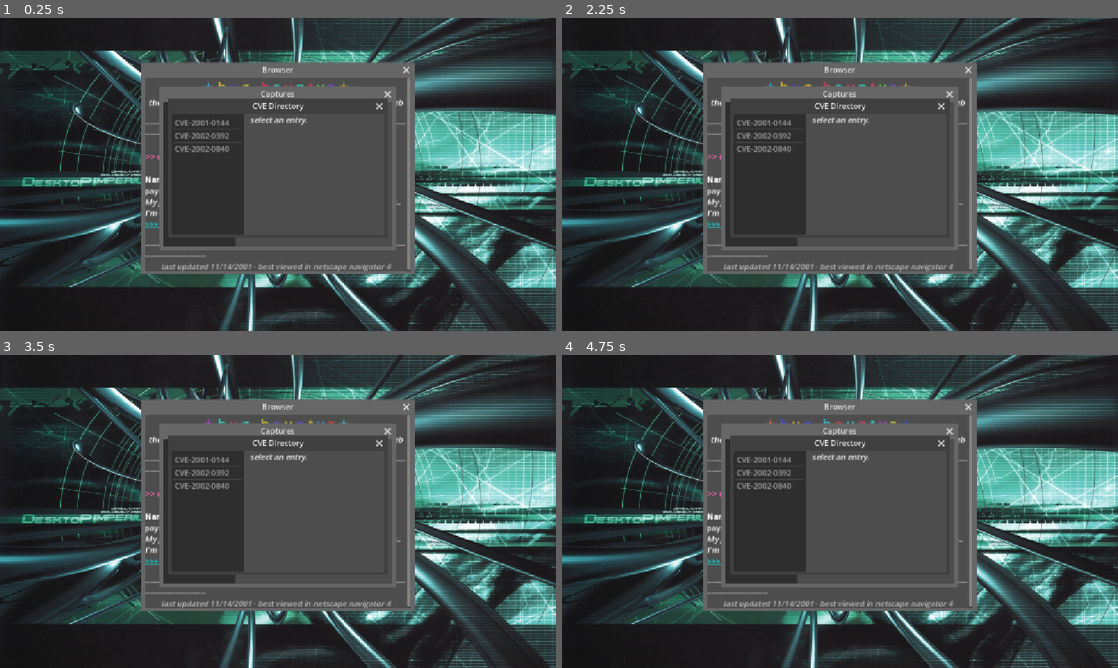
Above: before the commit, frames 1-4 (two rows, left to right).
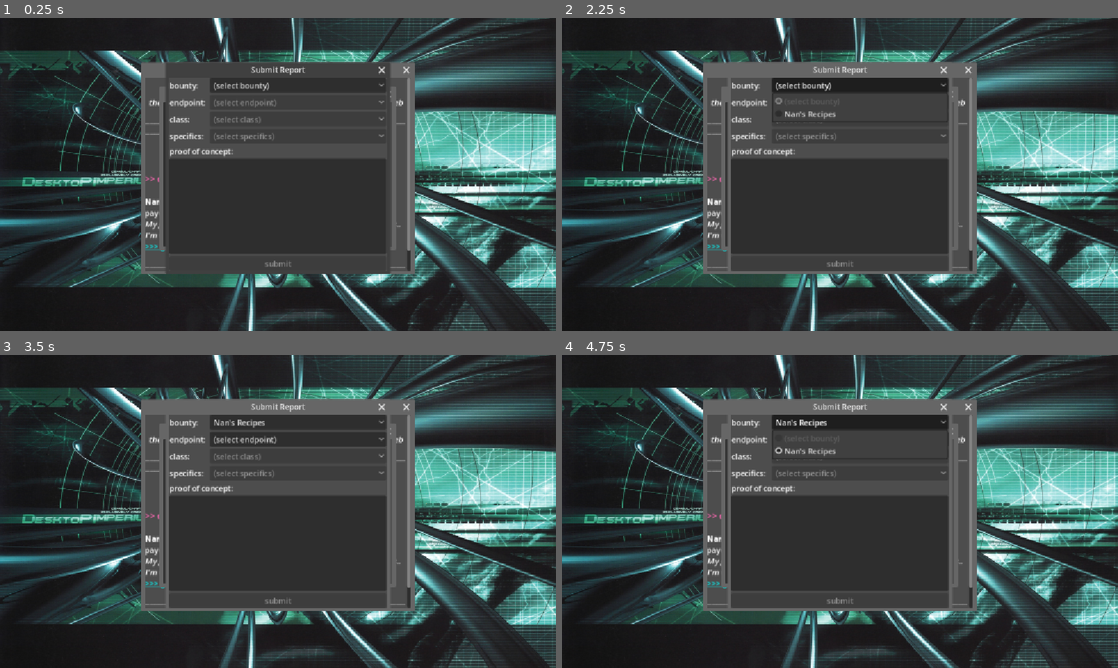
Above: after the commit, the same moments.

Repository: samiser/bug-bountyz
Game: Godot game, scene res://main.tscn
Two runs of this game, one before a commit and one after it. Both use one fixed random seed, a clock stepped at 60 frames per second and the inputs below.
Inputs:
- Up to frame 1 (0.25 s): no input
- Up to frame 2 (2.25 s): click "bug-bountyz.net" at 0.5 s; click "scan" at 1.25 s; click "bug-bountyz.net" (after the commit: "(select bounty)") at 2 s
- Up to frame 3 (3.5 s): click "bug-bountyz.net" at 2.75 s
- Up to frame 4 (4.75 s): click "bug-bountyz.net" (after the commit: "Nan's Recipes") at 3.5 s; click "bug-bountyz.net" (after the commit: "(select endpoint)") at 4.25 s

The runs differ from the first frame. In frame 1, 15% of the frame differs, in the area x 26-74%, y 14-82%; in frame 2, 14%; in frame 3, 14%; in frame 4, 14%.

Commit message:
started on submission form

Diff:
--- a/main.tscn
+++ b/main.tscn
@@ -5,6 +5,7 @@
 [ext_resource type="PackedScene" uid="uid://k1b3xm4saaks" path="res://port_scanner.tscn" id="2_h2yge"]
 [ext_resource type="PackedScene" uid="uid://cnbkxh3pq8m4w" path="res://captures_notebook.tscn" id="3_cn"]
 [ext_resource type="PackedScene" uid="uid://cdcryaka2yq80" path="res://cve_directory.tscn" id="4_cd"]
+[ext_resource type="PackedScene" uid="uid://bsf3xmqkpw7n2" path="res://submission_form.tscn" id="6_sf"]
 [ext_resource type="Texture2D" uid="uid://dwmkwc3l6puik" path="res://wallpaper.png" id="5_lquwl"]
 
 [node name="Main" type="Control" unique_id=1822029631]
@@ -66,6 +67,14 @@
 [node name="CveDirectory" parent="Window5" unique_id=1700000004 instance=ExtResource("4_cd")]
 split_offsets = PackedInt32Array(150)
 
+[node name="Window6" type="Window" parent="." unique_id=1700000005]
+oversampling_override = 1.0
+title = "Submit Report"
+initial_position = 1
+size = Vector2i(450, 400)
+
+[node name="SubmissionForm" parent="Window6" unique_id=1700000006 instance=ExtResource("6_sf")]
+
 [node name="Ambience" type="AudioStreamPlayer2D" parent="." unique_id=2120516250]
 stream = ExtResource("2_0xm2m")
 volume_db = 10.0
--- a/project.godot
+++ b/project.godot
@@ -21,6 +21,8 @@
 Sound="*res://scripts/sound.gd"
 Url="*res://scripts/url.gd"
 Cves="*res://scripts/cves.gd"
+Bounties="*res://scripts/bounties.gd"
+Vulns="*res://scripts/vulns.gd"
 
 [display]
 
--- /dev/null
+++ b/resources/findings/apache_rce.tres
@@ -0,0 +1,13 @@
+[gd_resource type="Resource" script_class="Finding" format=3 uid="uid://c63smvcu7qq5i"]
+
+[ext_resource type="Script" uid="uid://ox62ws8mcbvk" path="res://scripts/finding.gd" id="1_m6t18"]
+
+[resource]
+script = ExtResource("1_m6t18")
+endpoint = "nansrecipes.com"
+vuln_class = "Remote Code Execution"
+specifics = "CVE-2002-0392"
+severity = "Critical"
+payout = 500
+required_poc = Array[String]([""])
+metadata/_custom_type_script = "uid://ox62ws8mcbvk"
--- /dev/null
+++ b/scripts/bounties.gd
@@ -0,0 +1,27 @@
+extends Node
+
+const BOUNTIES_DIR := "res://resources/bounties/"
+
+var _all : Array[Bounty] = []
+var _by_id : Dictionary = {}
+
+func _ready() -> void:
+	_load_all()
+
+func _load_all() -> void:
+	var dir := DirAccess.open(BOUNTIES_DIR)
+	if dir == null:
+		return
+	for file_name in dir.get_files():
+		if not file_name.ends_with(".tres"):
+			continue
+		var bounty = load(BOUNTIES_DIR + file_name)
+		if bounty is Bounty:
+			_all.append(bounty)
+			_by_id[bounty.id] = bounty
+
+func get_all() -> Array[Bounty]:
+	return _all
+
+func get_by_id(id: String) -> Bounty:
+	return _by_id.get(id)
--- a/scripts/bounty.gd
+++ b/scripts/bounty.gd
@@ -1,9 +1,11 @@
 class_name Bounty
 extends Resource
 
+@export var id : String
 @export var program_name : String
 @export var target_page : Page
 @export var payout_min : int
 @export var payout_max : int
 @export_range(1, 5) var difficulty : int = 1
 @export_multiline var scope : String
+@export var findings : Array[Finding]
--- a/scripts/engagement.gd
+++ b/scripts/engagement.gd
@@ -2,11 +2,14 @@
 
 var captures : Array[Dictionary] = []
 var detection : int = 0
+var money : int = 0
 var discovered_pages : Array[String] = []
 var discovered_sites : Array[String] = []
 var read_cves : Array[String] = []
+var claimed_findings : Array[String] = []
 
 signal detection_changed(new_value: int)
+signal money_changed(new_value: int)
 signal capture_added(capture: Dictionary)
 signal page_discovered(url: String)
 signal site_discovered(domain: String)
@@ -54,3 +57,16 @@
 	if not read_cves.has(id):
 		read_cves.append(id)
 		cve_read.emit(id)
+
+func add_money(amount: int) -> void:
+	money += amount
+	money_changed.emit(money)
+
+func claim_finding(key: String) -> bool:
+	if claimed_findings.has(key):
+		return false
+	claimed_findings.append(key)
+	return true
+
+func is_finding_claimed(key: String) -> bool:
+	return claimed_findings.has(key)
--- /dev/null
+++ b/scripts/finding.gd
@@ -0,0 +1,9 @@
+class_name Finding
+extends Resource
+
+@export var endpoint : String
+@export var vuln_class : String
+@export var specifics : String
+@export var severity : String
+@export var payout : int
+@export var required_poc : Array[String]
--- a/scripts/platform_page.gd
+++ b/scripts/platform_page.gd
@@ -7,6 +7,8 @@
 [center][i]the premier vulnerability disclosure platform on the world wide web[/i][/center]
 
 [color=gray]─────────────────────────────────────────────────────────────────────[/color]
+
+[center][color=lime]bounties paid: $%d[/color][/center]
 
 [color=hotpink][font_size=18]>> open programs[/font_size][/color]
 
@@ -22,7 +24,7 @@
 
 func get_content() -> String:
 	if bounties.is_empty():
-		return PAGE_TEMPLATE % "[i]no programs available.[/i]"
+		return PAGE_TEMPLATE % [Engagement.money, "[i]no programs available.[/i]"]
 
 	var entries : Array[String] = []
 	for b in bounties:
@@ -35,4 +37,4 @@
 			b.scope,
 			Url.to_url(b.target_page),
 		])
-	return PAGE_TEMPLATE % "\n\n".join(entries)
+	return PAGE_TEMPLATE % [Engagement.money, "\n\n".join(entries)]
--- a/scripts/port_scanner.gd
+++ b/scripts/port_scanner.gd
@@ -48,7 +48,7 @@
 
 	var output := _format_scan(domain, site.fingerprints)
 	_last_output = output
-	_last_output_tags = ["port-scan", "fingerprint", domain]
+	_last_output_tags = ["port-scan", domain]
 
 	output_label.text = output
 	detection_label.text = "detection: +5%"
--- /dev/null
+++ b/scripts/submission_form.gd
@@ -0,0 +1,180 @@
+extends VBoxContainer
+
+@export var bounty_dropdown : OptionButton
+@export var endpoint_dropdown : OptionButton
+@export var class_dropdown : OptionButton
+@export var specifics_dropdown : OptionButton
+@export var poc_list : ItemList
+@export var submit_button : Button
+@export var form_view : Control
+@export var outcome_view : Control
+@export var outcome_label : RichTextLabel
+@export var dismiss_button : Button
+
+func _ready() -> void:
+	bounty_dropdown.item_selected.connect(_on_bounty_selected)
+	endpoint_dropdown.item_selected.connect(_on_endpoint_selected)
+	class_dropdown.item_selected.connect(_on_class_selected)
+	specifics_dropdown.item_selected.connect(_on_specifics_selected)
+	poc_list.multi_selected.connect(_on_poc_changed)
+	submit_button.pressed.connect(_on_submit)
+	dismiss_button.pressed.connect(_show_form)
+	Engagement.capture_added.connect(_on_capture_added)
+	poc_list.select_mode = ItemList.SELECT_MULTI
+	_show_form()
+
+func _show_form() -> void:
+	form_view.visible = true
+	outcome_view.visible = false
+	_refresh_bounties()
+	_refresh_endpoints()
+	_refresh_classes()
+	_refresh_specifics()
+	_refresh_poc()
+	_refresh_submit_state()
+
+func _refresh_bounties() -> void:
+	bounty_dropdown.clear()
+	bounty_dropdown.add_item("(select bounty)")
+	bounty_dropdown.set_item_disabled(0, true)
+	for b in Bounties.get_all():
+		bounty_dropdown.add_item(b.program_name)
+	bounty_dropdown.selected = 0
+
+func _refresh_endpoints() -> void:
+	endpoint_dropdown.clear()
+	endpoint_dropdown.add_item("(select endpoint)")
+	endpoint_dropdown.set_item_disabled(0, true)
+	for site in Engagement.discovered_sites:
+		endpoint_dropdown.add_item(site)
+	for url in Engagement.discovered_pages:
+		endpoint_dropdown.add_item(url)
+	endpoint_dropdown.selected = 0
+	endpoint_dropdown.disabled = bounty_dropdown.selected <= 0
+
+func _refresh_classes() -> void:
+	class_dropdown.clear()
+	class_dropdown.add_item("(select class)")
+	class_dropdown.set_item_disabled(0, true)
+	for v in Vulns.ALL:
+		class_dropdown.add_item(v)
+	class_dropdown.selected = 0
+	class_dropdown.disabled = endpoint_dropdown.selected <= 0
+
+func _refresh_specifics() -> void:
+	specifics_dropdown.clear()
+	specifics_dropdown.add_item("(select specifics)")
+	specifics_dropdown.set_item_disabled(0, true)
+	if class_dropdown.selected > 0:
+		var picked_class : String = class_dropdown.get_item_text(class_dropdown.selected)
+		for cve_id in Engagement.read_cves:
+			var cve : CVE = Cves.get_by_id(cve_id)
+			if cve != null and cve.vuln_class == picked_class:
+				specifics_dropdown.add_item(cve.id)
+	specifics_dropdown.selected = 0
+	specifics_dropdown.disabled = class_dropdown.selected <= 0
+
+func _refresh_poc() -> void:
+	poc_list.clear()
+	for capture in Engagement.captures:
+		poc_list.add_item("[%s] %s" % [capture.source_tool, ", ".join(capture.tags)])
+
+func _refresh_submit_state() -> void:
+	submit_button.disabled = not _is_form_complete()
+
+func _is_form_complete() -> bool:
+	return (
+		bounty_dropdown.selected > 0
+		and endpoint_dropdown.selected > 0
+		and class_dropdown.selected > 0
+		and specifics_dropdown.selected > 0
+		and poc_list.get_selected_items().size() > 0
+	)
+
+func _on_bounty_selected(_idx: int) -> void:
+	_refresh_endpoints()
+	_refresh_classes()
+	_refresh_specifics()
+	_refresh_submit_state()
+
+func _on_endpoint_selected(_idx: int) -> void:
+	_refresh_classes()
+	_refresh_specifics()
+	_refresh_submit_state()
+
+func _on_class_selected(_idx: int) -> void:
+	_refresh_specifics()
+	_refresh_submit_state()
+
+func _on_specifics_selected(_idx: int) -> void:
+	_refresh_submit_state()
+
+func _on_poc_changed(_index: int, _selected: bool) -> void:
+	_refresh_submit_state()
+
+func _on_capture_added(_capture: Dictionary) -> void:
+	if form_view.visible:
+		_refresh_poc()
+		_refresh_submit_state()
+
+func _on_submit() -> void:
+	var bounty : Bounty = Bounties.get_all()[bounty_dropdown.selected - 1]
+	var poc_captures : Array = []
+	for i in poc_list.get_selected_items():
+		poc_captures.append(Engagement.captures[i])
+
+	var submission := {
+		"bounty": bounty,
+		"endpoint": endpoint_dropdown.get_item_text(endpoint_dropdown.selected),
+		"vuln_class": class_dropdown.get_item_text(class_dropdown.selected),
+		"specifics": specifics_dropdown.get_item_text(specifics_dropdown.selected),
+		"poc_captures": poc_captures,
+	}
+	var result := _grade(submission)
+	_show_outcome(result)
+	if result.accepted:
+		Sound.play_click()
+	else:
+		Sound.play_error()
+
+func _grade(submission: Dictionary) -> Dictionary:
+	var bounty : Bounty = submission.bounty
+	for i in bounty.findings.size():
+		var f : Finding = bounty.findings[i]
+		var key := "%s::%d" % [bounty.id, i]
+		if Engagement.is_finding_claimed(key):
+			continue
+		if f.endpoint != submission.endpoint:
+			continue
+		if f.vuln_class != submission.vuln_class:
+			continue
+		if f.specifics != submission.specifics:
+			continue
+		if not _poc_matches(f.required_poc, submission.poc_captures):
+			continue
+		Engagement.claim_finding(key)
+		Engagement.add_money(f.payout)
+		return {"accepted": true, "finding": f}
+	return {"accepted": false, "finding": null}
+
+func _poc_matches(required: Array[String], poc_captures: Array) -> bool:
+	if required.is_empty():
+		return true
+	for capture in poc_captures:
+		var all_present := true
+		for tag in required:
+			if not capture.tags.has(tag):
+				all_present = false
+				break
+		if all_present:
+			return true
+	return false
+
+func _show_outcome(result: Dictionary) -> void:
+	form_view.visible = false
+	outcome_view.visible = true
+	if result.accepted:
+		var f : Finding = result.finding
+		outcome_label.text = "[b]ACCEPTED[/b]\nseverity: %s\npayout: $%d\n\n[i]thanks for the report. payment processed.[/i]" % [f.severity, f.payout]
+	else:
+		outcome_label.text = "[b]REJECTED[/b]\n\n[i]this submission did not match a known finding.[/i]"
--- /dev/null
+++ b/scripts/vulns.gd
@@ -0,0 +1,9 @@
+extends Node
+
+const ALL : Array[String] = [
+	"Remote Code Execution",
+	"Cross-Site Scripting",
+	"Path Traversal",
+	"Authentication Bypass",
+	"Information Disclosure",
+]
--- /dev/null
+++ b/submission_form.tscn
@@ -0,0 +1,99 @@
+[gd_scene format=3 uid="uid://bsf3xmqkpw7n2"]
+
+[ext_resource type="Script" path="res://scripts/submission_form.gd" id="1_sf"]
+
+[node name="SubmissionForm" type="VBoxContainer" unique_id=2400001 node_paths=PackedStringArray("bounty_dropdown", "endpoint_dropdown", "class_dropdown", "specifics_dropdown", "poc_list", "submit_button", "form_view", "outcome_view", "outcome_label", "dismiss_button")]
+anchors_preset = 15
+anchor_right = 1.0
+anchor_bottom = 1.0
+grow_horizontal = 2
+grow_vertical = 2
+script = ExtResource("1_sf")
+bounty_dropdown = NodePath("FormView/Bounty/OptionButton")
+endpoint_dropdown = NodePath("FormView/Endpoint/OptionButton")
+class_dropdown = NodePath("FormView/Class/OptionButton")
+specifics_dropdown = NodePath("FormView/Specifics/OptionButton")
+poc_list = NodePath("FormView/PocList")
+submit_button = NodePath("FormView/Submit")
+form_view = NodePath("FormView")
+outcome_view = NodePath("OutcomeView")
+outcome_label = NodePath("OutcomeView/OutcomeLabel")
+dismiss_button = NodePath("OutcomeView/Dismiss")
+
+[node name="FormView" type="VBoxContainer" parent="." unique_id=2400002]
+layout_mode = 2
+size_flags_vertical = 3
+
+[node name="Bounty" type="HBoxContainer" parent="FormView" unique_id=2400003]
+layout_mode = 2
+
+[node name="Label" type="Label" parent="FormView/Bounty" unique_id=2400004]
+layout_mode = 2
+custom_minimum_size = Vector2i(80, 0)
+text = "bounty:"
+
+[node name="OptionButton" type="OptionButton" parent="FormView/Bounty" unique_id=2400005]
+layout_mode = 2
+size_flags_horizontal = 3
+
+[node name="Endpoint" type="HBoxContainer" parent="FormView" unique_id=2400006]
+layout_mode = 2
+
+[node name="Label" type="Label" parent="FormView/Endpoint" unique_id=2400007]
+layout_mode = 2
+custom_minimum_size = Vector2i(80, 0)
+text = "endpoint:"
+
+[node name="OptionButton" type="OptionButton" parent="FormView/Endpoint" unique_id=2400008]
+layout_mode = 2
+size_flags_horizontal = 3
+
+[node name="Class" type="HBoxContainer" parent="FormView" unique_id=2400009]
+layout_mode = 2
+
+[node name="Label" type="Label" parent="FormView/Class" unique_id=2400010]
+layout_mode = 2
+custom_minimum_size = Vector2i(80, 0)
+text = "class:"
+
+[node name="OptionButton" type="OptionButton" parent="FormView/Class" unique_id=2400011]
+layout_mode = 2
+size_flags_horizontal = 3
+
+[node name="Specifics" type="HBoxContainer" parent="FormView" unique_id=2400012]
+layout_mode = 2
+
+[node name="Label" type="Label" parent="FormView/Specifics" unique_id=2400013]
+layout_mode = 2
+custom_minimum_size = Vector2i(80, 0)
+text = "specifics:"
+
+[node name="OptionButton" type="OptionButton" parent="FormView/Specifics" unique_id=2400014]
+layout_mode = 2
+size_flags_horizontal = 3
+
+[node name="PocLabel" type="Label" parent="FormView" unique_id=2400015]
+layout_mode = 2
+text = "proof of concept:"
+
+[node name="PocList" type="ItemList" parent="FormView" unique_id=2400016]
+layout_mode = 2
+size_flags_vertical = 3
+
+[node name="Submit" type="Button" parent="FormView" unique_id=2400017]
+layout_mode = 2
+text = "submit"
+
+[node name="OutcomeView" type="VBoxContainer" parent="." unique_id=2400018]
+layout_mode = 2
+size_flags_vertical = 3
+
+[node name="OutcomeLabel" type="RichTextLabel" parent="OutcomeView" unique_id=2400019]
+layout_mode = 2
+size_flags_vertical = 3
+bbcode_enabled = true
+fit_content = true
+
+[node name="Dismiss" type="Button" parent="OutcomeView" unique_id=2400020]
+layout_mode = 2
+text = "submit another"
Not shown: 1 places in browser.tscn that only renumber resources
Not shown, added: scripts/bounties.gd.uid
Not shown, added: scripts/finding.gd.uid
Not shown, added: scripts/submission_form.gd.uid
Not shown, added: scripts/vulns.gd.uid
